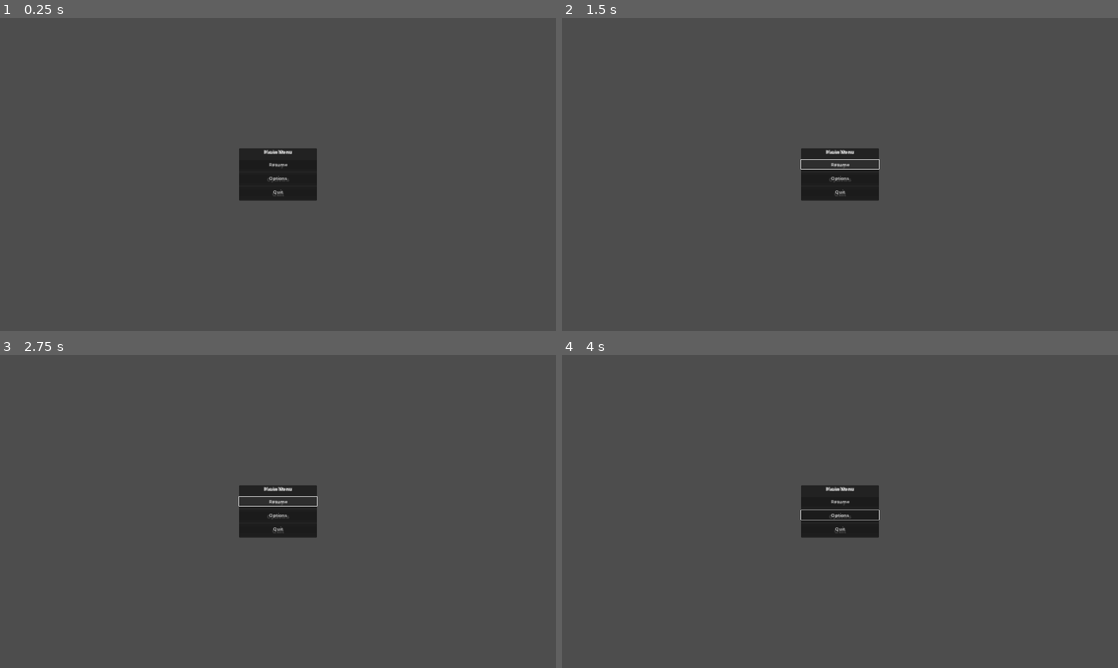
Above: before the commit, frames 1-4 (two rows, left to right).
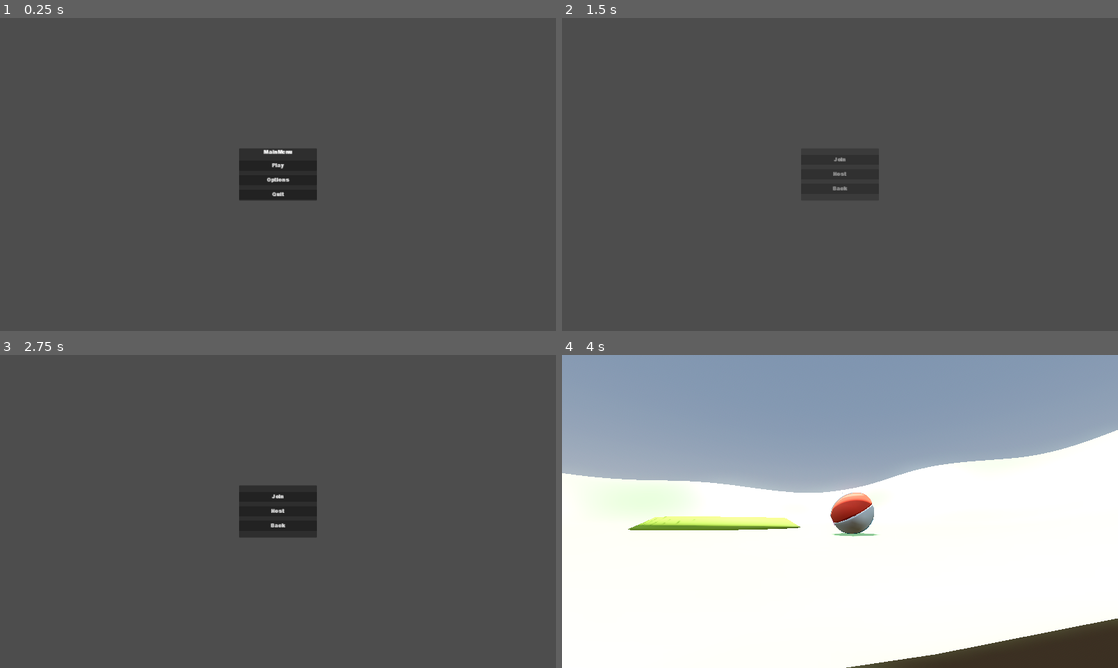
Above: after the commit, the same moments.

Repository: BenStoner/super-not-vr-ball
Game: Godot game, scene res://main.tscn
Two runs of this game, one before a commit and one after it. Both use one fixed random seed, a clock stepped at 60 frames per second and the inputs below.
Inputs (mouse positions are in pixels of both pictures, inside the frame that each line leads up to):
- Up to frame 1 (0.25 s): no input
- Up to frame 2 (1.5 s): click (840, 165) at 0.5 s, where only the run before the commit has a clickable "Resume"; click (840, 165) at 1.25 s, where only the run before the commit has a clickable "Play"
- Up to frame 3 (2.75 s): click (278, 502) at 2 s, where only the run before the commit has a clickable "Play"
- Up to frame 4 (4 s): click (840, 511) at 2.75 s, where only the run after the commit has a clickable "Host"; move the mouse to (962, 495) at 3.52 s; hold D (move_right) from 3.53 s (still down)

The runs differ from the first frame. In frame 1, 0.2% of the frame differs, in the area x 47-53%, y 42-57%; in frame 2, 0.9%; in frame 3, 0.3%; in frame 4, 100%, in the area x 0-100%, y 0-100%.
Error before the commit: Parse Error: Cannot call non-static function "disconnect_peer()" on the class "MultiplayerPeer" directly. Make an instance instead. (res://main.gd:80)
Error after the commit: Assertion failed: UPNP Discover Failed! Error 24 (res://main.gd:82)

Commit message:
added part of pause menu
TODO add server and player leaving when quit is pressed

Diff:
--- a/Menus/PauseMenu/pause_menu.gd
+++ b/Menus/PauseMenu/pause_menu.gd
@@ -5,24 +5,28 @@
 	hide()
 
 
+func pause_receive():
+	rpc("pause")
+
+
+func unpause_receive():
+	rpc("unpause")
+
+
 @rpc("any_peer", "call_local")
 func pause():
 	Input.mouse_mode = Input.MOUSE_MODE_VISIBLE
-	get_tree().paused = true
 	show()
 
 
 @rpc("any_peer", "call_local")
 func unpause():
 	Input.mouse_mode = Input.MOUSE_MODE_CAPTURED
-	get_tree().paused = false
 	hide()
 
 
 func _on_resume_button_pressed() -> void:
 	unpause()
-	get_parent().paused = false
-
 
 
 func _on_options_button_pressed() -> void:
@@ -32,8 +36,7 @@
 func _on_quit_button_pressed() -> void:
 	var tween = create_tween()
 	tween.tween_property($ColorRect, "color", Color.BLACK, 1)
-	await tween.finished
-	get_parent().remove_player(multiplayer.get_unique_id())
-	get_parent().main_menu.show()
-	multiplayer.
-	hide()
+#	await tween.finished
+#	get_tree().root.get_node("Main").remove_player(multiplayer.get_unique_id())
+#	get_tree().root.get_node("Main").main_menu.show()
+#	hide()
--- a/Player/player.gd
+++ b/Player/player.gd
@@ -1,5 +1,8 @@
 class_name Player
 extends RigidBody3D
+
+signal pause
+signal unpause
 
 @export var speed: float = 13
 @export var max_speed: float = 20
@@ -13,6 +16,7 @@
 @onready var jump_timer := $JumpTimer
 @onready var spring_arm := $SpringArm3D
 @onready var camera := $SpringArm3D/Target/InterpolatedCamera3D
+@onready var pause_menu := $CanvasLayer/PauseMenu
 
 
 func _enter_tree() -> void:
@@ -27,7 +31,7 @@
 
 func _physics_process(_delta):
 	if not is_multiplayer_authority(): return
-	if get_tree().paused == false:
+	if get_tree().paused == false and paused == false:
 		# Movement
 		move_direction = Vector3.ZERO
 		move_direction.x = Input.get_axis("move_left", "move_right")
@@ -69,6 +73,16 @@
 	$SmokeParticles.position.y = position.y -0.2
 	$SmokeParticles.position.z = position.z
 
+	if Input.is_action_just_pressed("esc"):
+		if paused:
+			print("u")
+			pause_menu.unpause()
+			paused = false
+		else:
+			print("p")
+			pause_menu.pause()
+			paused = true
+
 
 @rpc("any_peer", "call_local")
 func respawn(new_position):
--- a/Player/player.tscn
+++ b/Player/player.tscn
@@ -1,10 +1,11 @@
-[gd_scene load_steps=9 format=3 uid="uid://c6u30yt620yww"]
+[gd_scene load_steps=10 format=3 uid="uid://c6u30yt620yww"]
 
 [ext_resource type="Script" path="res://Player/player.gd" id="1_3agts"]
 [ext_resource type="Script" path="res://Player/SpringArm3D.gd" id="3_3ea8e"]
 [ext_resource type="PackedScene" uid="uid://dycpp3hophw6v" path="res://Player/Models/ball.tscn" id="3_t28qo"]
 [ext_resource type="Script" path="res://addons/interpolated_camera_3d/interpolated_camera_3d.gd" id="4_ikko2"]
 [ext_resource type="PackedScene" uid="uid://cqcfs31y6me7c" path="res://Player/smoke_particles.tscn" id="5_ih5lh"]
+[ext_resource type="PackedScene" uid="uid://cc2js2u1syc62" path="res://Menus/PauseMenu/pause_menu.tscn" id="6_ys7tu"]
 
 [sub_resource type="PhysicsMaterial" id="PhysicsMaterial_dmg1t"]
 bounce = 0.3
@@ -62,3 +63,7 @@
 [node name="SmokeParticles" parent="." instance=ExtResource("5_ih5lh")]
 transform = Transform3D(1, 0, 0, 0, 1, 0, 0, 0, 1, 0, -0.183311, 0)
 emitting = false
+
+[node name="CanvasLayer" type="CanvasLayer" parent="."]
+
+[node name="PauseMenu" parent="CanvasLayer" instance=ExtResource("6_ys7tu")]
--- a/main.gd
+++ b/main.gd
@@ -18,8 +18,6 @@
 @onready var players := $Players
 @onready var level := $Level
 @onready var main_menu := $MainMenu
-@onready var pause_menu := $PauseMenu
-
 
 func _ready() -> void:
 	player_host.connect(_on_player_host)
@@ -28,18 +26,17 @@
 	multiplayer.server_relay = false
 
 
-func _process(delta: float) -> void:
-	if current_level != null:
-		if Input.is_action_just_pressed("esc"):
-			if paused:
-				pause_menu.rpc("unpause")
-				paused = false
-			else:
-				pause_menu.rpc("pause")
-				paused = true
+#func _process(_delta: float) -> void:
+#	if current_level != null:
+#		if Input.is_action_just_pressed("esc"):
+#			if paused:
+#				pause_menu.rpc("unpause")
+#				paused = false
+#			else:
+#				pause_menu.rpc("pause")
+#				paused = true
 
 
-# Multiplayer
 func _on_player_host():
 	enet_peer.create_server(PORT, 4)
 	multiplayer.multiplayer_peer = enet_peer
@@ -76,8 +73,6 @@
 
 	if player:
 		player.queue_free()
-		get_tree().multiplayer_poll
-		MultiplayerPeer.disconnect_peer(peer_id)
 
 
 func upnp_setup():
--- a/main.tscn
+++ b/main.tscn
@@ -1,11 +1,10 @@
-[gd_scene load_steps=10 format=3 uid="uid://dith3xbvvif2v"]
+[gd_scene load_steps=9 format=3 uid="uid://dith3xbvvif2v"]
 
 [ext_resource type="Script" path="res://main.gd" id="1_goyri"]
 [ext_resource type="PackedScene" uid="uid://cpqna0u66nktt" path="res://Menus/MainMenu/main_menu.tscn" id="2_ml0ej"]
 [ext_resource type="PackedScene" uid="uid://4gxhfowbiygv" path="res://Levels/start_level.tscn" id="3_hlk22"]
 [ext_resource type="PackedScene" uid="uid://bcik54q8nnwli" path="res://Levels/Level1.tscn" id="3_qv7ph"]
 [ext_resource type="PackedScene" uid="uid://b81ieihyae8c1" path="res://Levels/Level2.tscn" id="4_52d82"]
-[ext_resource type="PackedScene" uid="uid://cc2js2u1syc62" path="res://Menus/PauseMenu/pause_menu.tscn" id="6_4l13g"]
 
 [sub_resource type="ProceduralSkyMaterial" id="ProceduralSkyMaterial_2aubj"]
 sky_horizon_color = Color(0.64625, 0.65575, 0.67075, 1)
@@ -47,5 +46,3 @@
 [node name="Level" type="Node" parent="."]
 
 [node name="MainMenu" parent="." instance=ExtResource("2_ml0ej")]
-
-[node name="PauseMenu" parent="." instance=ExtResource("6_4l13g")]
